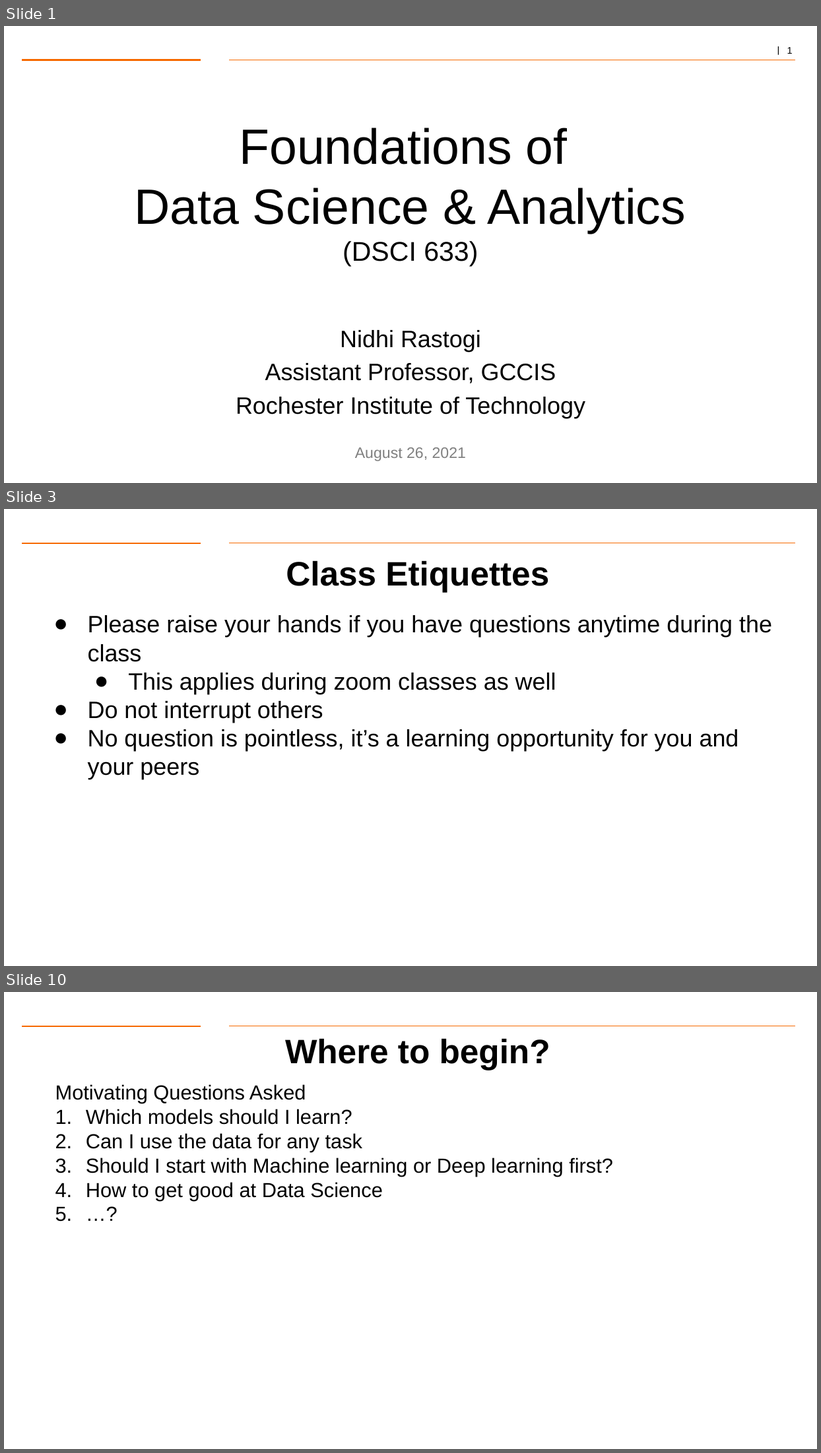
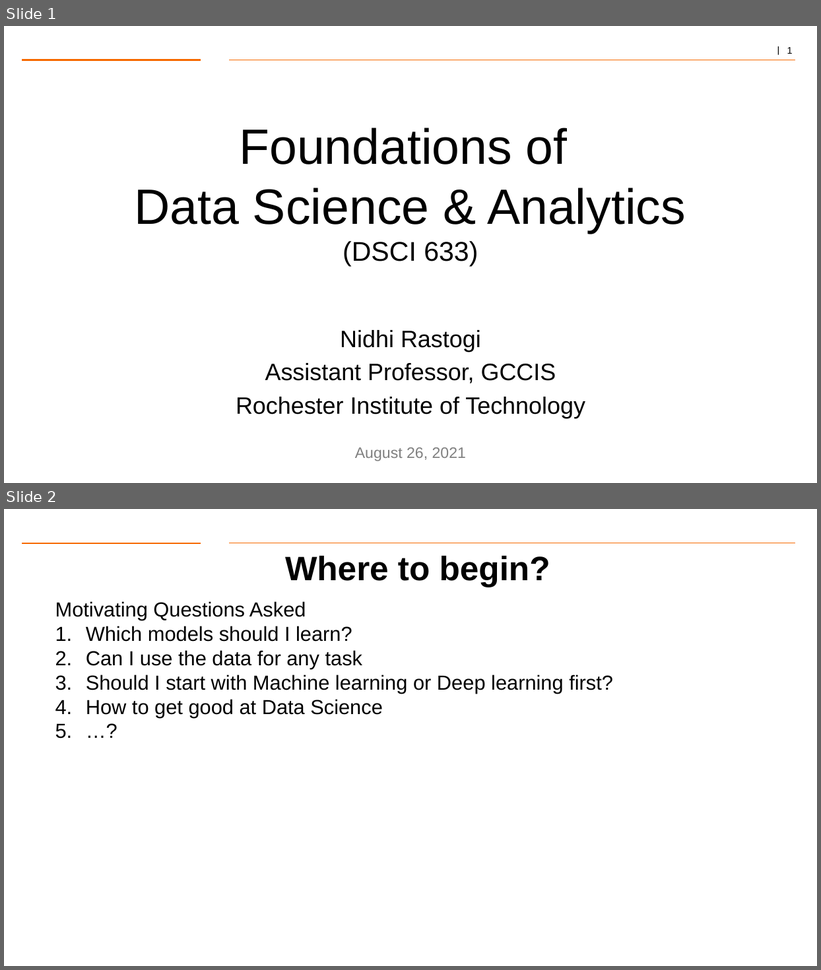
Before and after one commit to gk5951/RIT-DSCI-633-FDS, a slide deck: Syllabus/Lecture02/Lec02_CaseStudy.pptx. Shown one above the other, each under a label of ours: slides 1, 3 and 10 before the commit, slides 1 and 2 after it; the slides between them are not shown. The pictures are 821x1453 and 821x970 pixels, drawn with LibreOffice and Linux fonts; fonts in the diff are those of the drawing; background and template pictures are left out. Boxes give left, top, right and bottom in pixels: in the first picture for what was removed or moved away, otherwise in the second. Text is boxed around its words. In the diff, an @@ line names an element or a change of style, - is before the commit and + after.

```diff
--- a/Syllabus/Lecture02/Lec02_CaseStudy.pptx
+++ b/Syllabus/Lecture02/Lec02_CaseStudy.pptx
@@ slide 3 removed at bbox=[4, 509, 817, 966], background #FFFFFF; not listed: 2 template elements that a slide beside it also shows @@
@@ title removed at bbox=[286, 560, 549, 592] @@
-Class Etiquettes
@@ text removed at bbox=[88, 615, 772, 780] @@
-● Please raise your hands if you have questions anytime during the class
-  ● This applies during zoom classes as well
-● Do not interrupt others
-● No question is pointless, it’s a learning opportunity for you and your peers
@@ what was slide 10 is now slide 2 @@
```
Also in this commit, not shown: 8 other slides removed, 1 other file.
